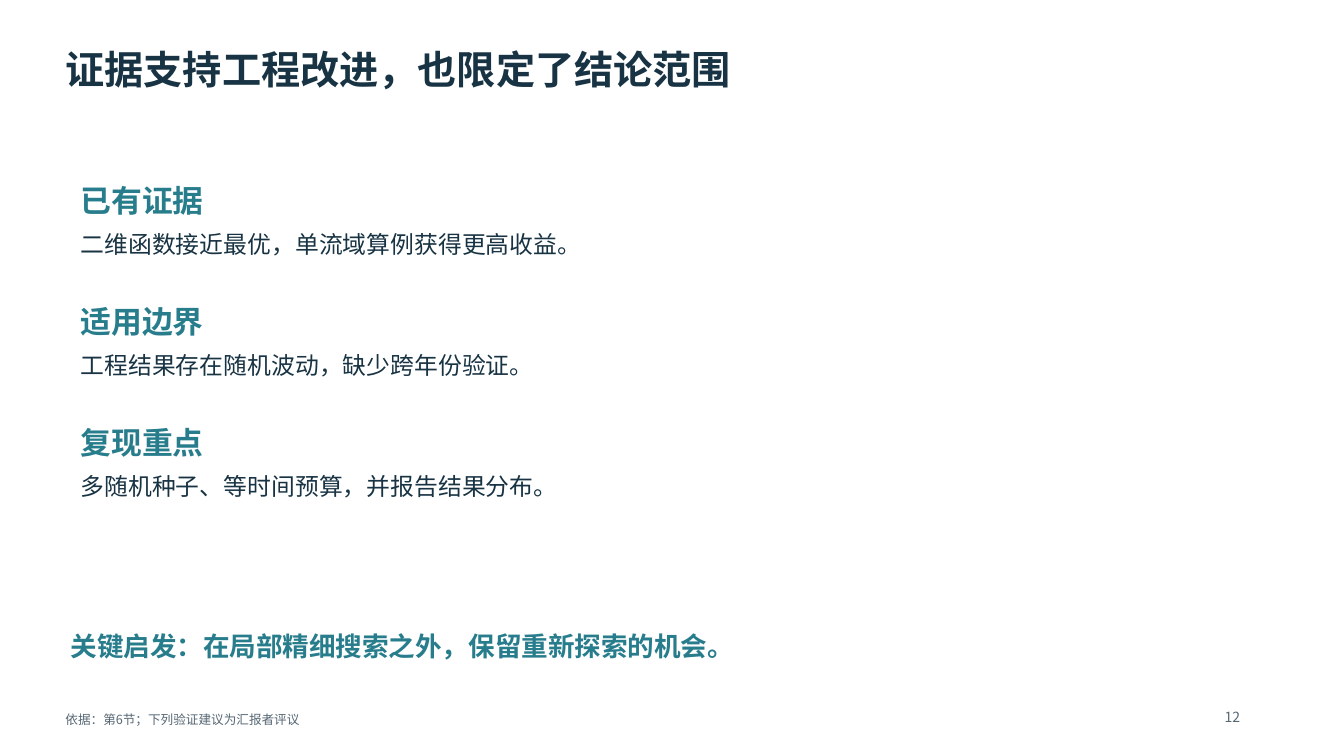
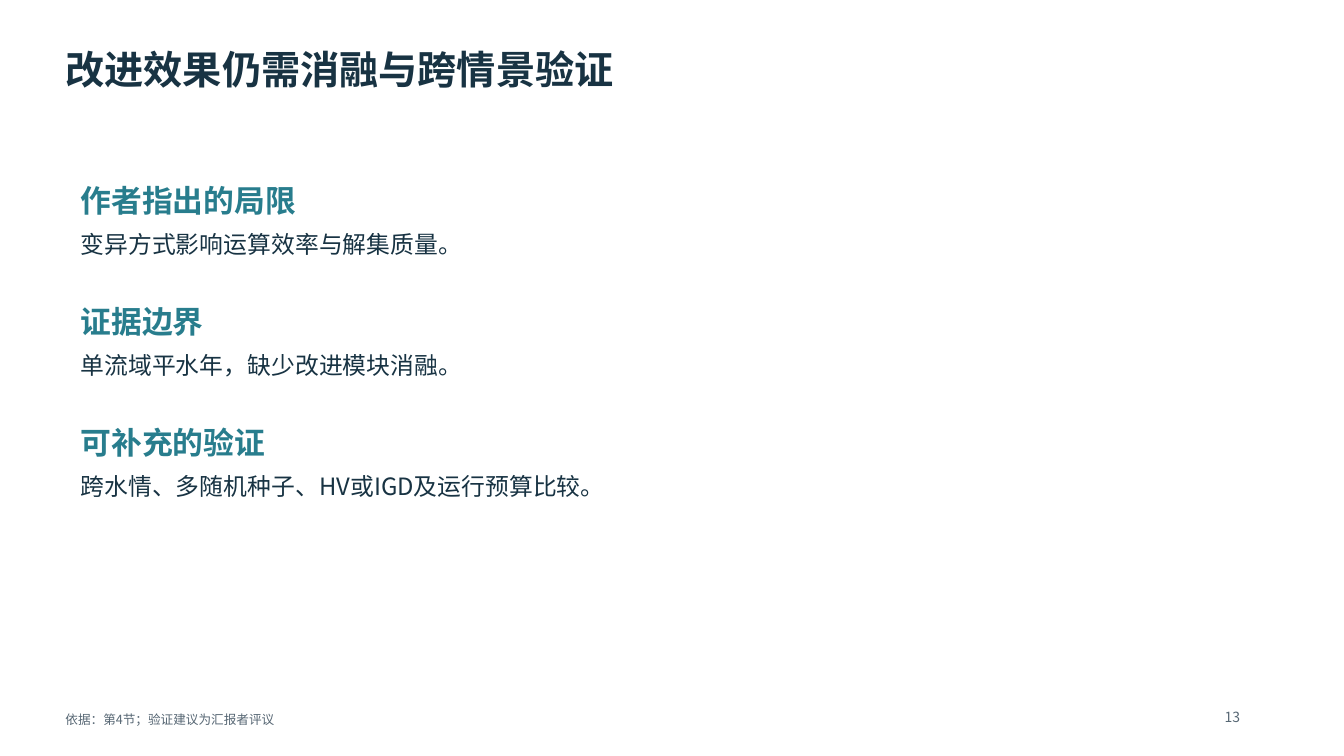
Before and after one commit to moyue18/-, a slide deck: slide 13 of deck.pptx (slide 12 before the commit). Drawn at 1344x756 pixels with LibreOffice and Linux fonts; fonts in the diff are those of the drawing. Boxes give left, top, right and bottom in pixels: in the first picture for what was removed or moved away, otherwise in the second. Text is boxed around its words. In the diff, an @@ line names an element or a change of style, - is before the commit and + after.

```diff
--- a/deck.pptx
+++ b/deck.pptx
@@ text at (65, 50, 613, 88): text changed @@
-证据支持工程改进，也限定了结论范围
+改进效果仍需消融与跨情景验证
@@ text at (81, 186, 296, 215): text changed @@
-已有证据
+作者指出的局限
@@ text at (81, 233, 462, 255): text changed @@
-二维函数接近最优，单流域算例获得更高收益。
+变异方式影响运算效率与解集质量。
@@ text at (81, 307, 204, 336): text changed @@
-适用边界
+证据边界
@@ text at (81, 354, 462, 377): text changed @@
-工程结果存在随机波动，缺少跨年份验证。
+单流域平水年，缺少改进模块消融。
@@ text at (81, 427, 266, 457): text changed @@
-复现重点
+可补充的验证
@@ text at (81, 475, 605, 497): text changed @@
-多随机种子、等时间预算，并报告结果分布。
+跨水情、多随机种子、HV或IGD及运行预算比较。
@@ text removed at (71, 633, 734, 660) @@
-关键启发：在局部精细搜索之外，保留重新探索的机会。
@@ text at (65, 713, 274, 726): text changed @@
-依据：第6节；下列验证建议为汇报者评议
+依据：第4节；验证建议为汇报者评议
@@ text at (1225, 711, 1241, 722): text changed @@
-12
+13
```
Also in this commit, not shown: 1 other slide changed, 12 slides added, 10 slides removed.
